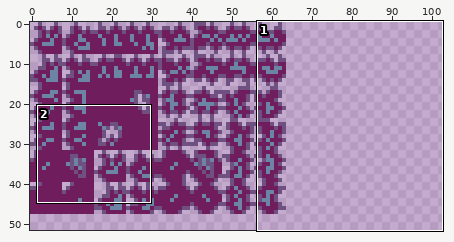
Pixel-art file -- assets/environment/spikes/spikes.aseprite. The picture above shows the old version from afar; the outline marks the close-up.
Close-up. As it was:
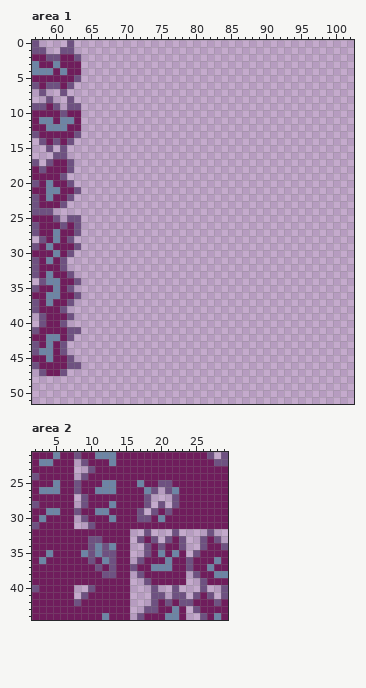
256x256 pixels, 1 frame. Shown: area 1: x 57..102, y 0..51; area 2: x 2..29, y 21..44. The wide view leaves out empty margins.
After:
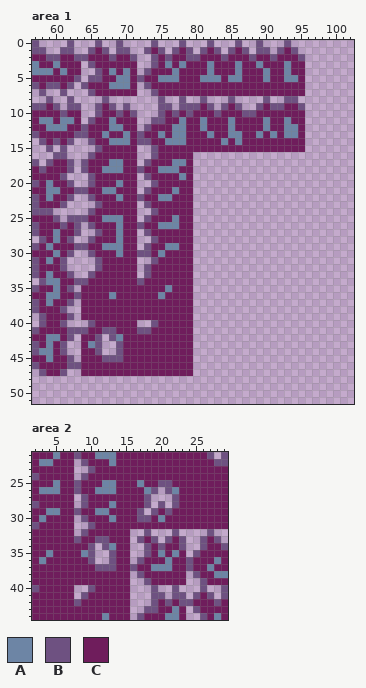
Palette (. is transparent): A #6d85a5  B #6e5181  C #6f1d5c
Commit: groundwork for more dynamic spikes
Difference:
Changed rows in their new state; - is an unchanged pixel.
Area 1, layer "Layer 1 Copy":
first column x 64:
 0 --B--B----B---B---B---B--B---B--
 1 -BCB-BB--BCB-BCB-BCB-BCB-BB-BCB-
 2 BCCCBCCB--BCBCCBBCCCBCCCBCCBCCCB
 3 -BCCCCCC--BCACACCCACCCACCACCCACC
 4 --BCACAC-BCCCACCCCACCCACCCACCACC
 5 -BBCCAACBCCAAACCCAAACAACCCACCAAC
 6 BCCCAAAC-BCCCCCCCCCCCCCCCCCCCCCC
 7 -BCCCCCC--BCCCCCCCCCCCCCCCCCCCCC
 8 ---B-------B--B--B---B----B--BB-
 9 --BCB-B----BB-BBBCB-BCB--BCBBCCB
10 --BCCBCB---BCBCBCCCBCCCBBCCCCCCC
11 -BCCACCC--BBCCACCACCCACCCCACCACC
12 BCCCAACC-BCCCAACCACCCACCCCACCAAC
13 BCCACCACBCCACAACCCACCAACCACACAAC
14 -BCCAAACBBCCAAACCCCCACACCCCCCCCC
15 --BCCCCC--BCCCCCCCCCCCCCCCCCCCCC
16 -BCCCCCC--BCCCCC----------------
17 BCCCAACC-BCCCAAC----------------
18 BCCAAACCBCCAAACC----------------
19 -BCCCCCC-BCCCCAC----------------
20 -BCCCACC--BCCCCC----------------
21 BCCAACCC-BCCCACC----------------
22 -BCCCACCBCCAACCC----------------
23 --BCCCCC-BCCCCCC----------------
24 -BCCCCCC--BCCCCC----------------
25 BCCAAACC-BCCCACC----------------
26 -BCCCACCBCCAAACC----------------
27 --BCCACC-BCCCCCC----------------
28 -BCCCACC--BCCCCC----------------
29 BCCAAACC-BCCAACC----------------
30 -BCCCACCBBCACCCC----------------
31 --BCCCCC--BCCCCC----------------
32 --BCCCCC-BCCCCCC----------------
33 -BCCCCCC-BCCCCCC----------------
34 BCCCCCCCBCCCCCCC----------------
35 CCCCCCCCCCCCACCC----------------
36 CCCCACCCCCCACCCC----------------
37 CCCCCCCCCCCCCCCC----------------
38 CCCCCCCCCCCCCCCC----------------
39 CCCCCCCCCCCCCCCC----------------
40 -BCCCCCC--BCCCCC----------------
41 BCCBBCCCBBCCCCCC----------------
42 CCB-BACCCCCCCCCC----------------
43 CAB--BCCCCCCCCCC----------------
44 CCB--BCCCCCCCCCC----------------
45 CCCBBBCCCCCCCCCC----------------
46 CCCCCCCCCCCCCCCC----------------
47 CCCCCCCCCCCCCCCC----------------
Area 2, layer "Layer 1 Copy":
first column x 8:
32 .B----
33 B-C-B-
34 ---.--
35 ---..-
36 ---..-
37 ----B-
38 ----CC
Boxes around the changes in both close-ups, in picture pixels (x1, y1, x2, y2):
added: (81, 40, 305, 376)
changed: (74, 529, 116, 578)
